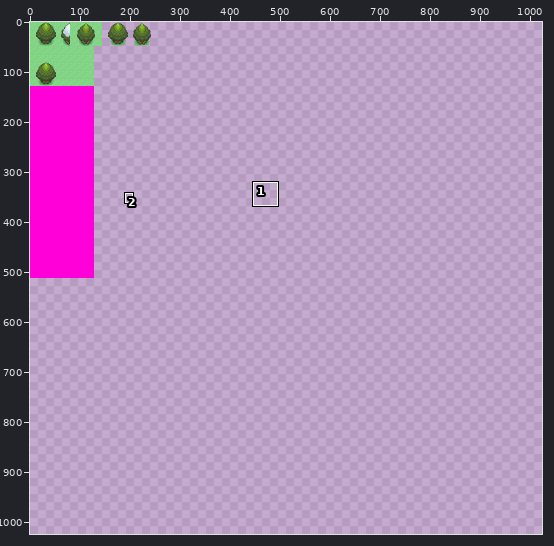
Pixel-art file, stored at TILESET/m/mtrees.aseprite. Above: a wide view before the commit, with the close-up outlined.
Close-up. Before the commit:
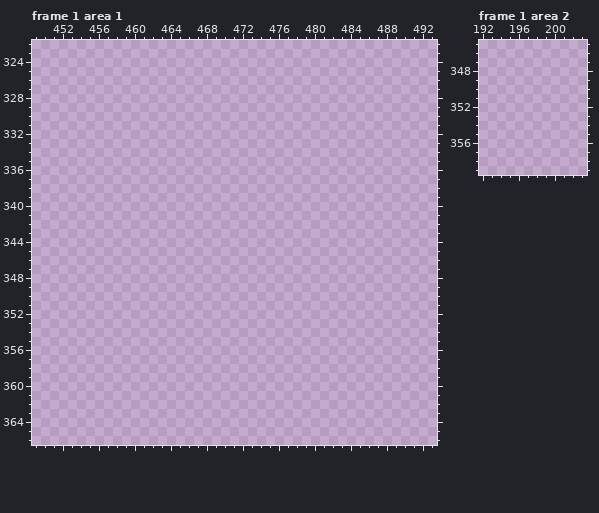
1024x1024 pixels, 1 frame. Colours within 5 levels of each other are drawn and written as one. Shown: frame 1 area 1: x 449..493, y 322..366; frame 1 area 2: x 192..203, y 345..359. The commit also changed other frames or places, which this record leaves out.
Now the later version:
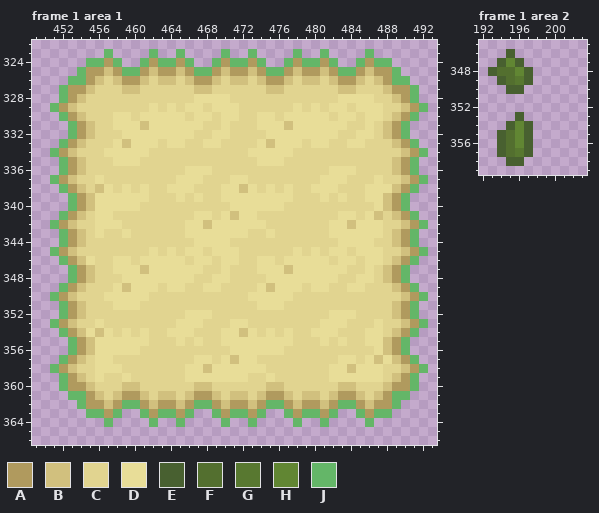
Palette (. is transparent): A #b09a5e  B #d1c07e  C #e1d490  D #e8dd98  E #486030  F #536f2f  G #587830  H #618633  J #64b668
Edits made:
--- frame 1 area 1, layer "Layer 2"
@@ x 449..493 @@
 322 .............................................
-323 .............................................
-324 .............................................
-325 .............................................
-326 .............................................
-327 .............................................
-328 .............................................
-329 .............................................
-330 .............................................
-331 .............................................
-332 .............................................
-333 .............................................
-334 .............................................
-335 .............................................
-336 .............................................
-337 .............................................
-338 .............................................
-339 .............................................
-340 .............................................
-341 .............................................
-342 .............................................
-343 .............................................
-344 .............................................
-345 .............................................
-346 .............................................
-347 .............................................
-348 .............................................
-349 .............................................
-350 .............................................
-351 .............................................
-352 .............................................
-353 .............................................
-354 .............................................
-355 .............................................
-356 .............................................
-357 .............................................
-358 .............................................
-359 .............................................
-360 .............................................
-361 .............................................
-362 .............................................
-363 .............................................
-364 .............................................
+323 ........J....J..J....J..J....J..J....J.......
+324 ......JJAJ..JAJJAJ..JAJJAJ..JAJJAJ..JAJJ.....
+325 .....JAABAJJABAABAJJABAABAJJABAABAJJABAAJ....
+326 ....JJABCBAABCBBCBAABCBBCBAABCBBCBAABCBAJJ...
+327 ...JAABCCCBBCCCCCCBBCCCCCCBBCCCCCCBBCCCBAAJ..
+328 ...JABCCCCCCCCCCCCDDDDCCCCCCCCCCCCDDDDCCBAJ..
+329 ..JABCCCCCCCCDCDCDDCDDDCCCCCCDCDCDDCDDDCCBAJ.
+330 ...JABCCCDDCDDDDDCDDCDDCCDDCDDDDDCDDCDDCBAJ..
+331 ....JABCCDDDBDDDDDDCCDCCCDDDBDDDDDDCCDCBAJ...
+332 ....JABCCCDDDDDDDDCCDDCCCCDDDDDDDDCCDDCBAJ...
+333 ...JABCCCDBDDDCDDCCDDCCCCDBDDDCDDCCDDCCCBAJ..
+334 ..JABCCCDDDDDCCCCCCCCCCCDDDDDCCCCCCCCCCCCBAJ.
+335 ...JABCCCDDDCCCCCCCCCCCCCDDDCCCCCCCCCCCCBAJ..
+336 ...JABCCCCCCCCCCCDDDCCCCCCCCCCCCCDDDCCCCBAJ..
+337 ..JABCCDCCCCCCCCDDDCCCDDCCCCCCCCDDDCCCDCCBAJ.
+338 ...JABCBDCDCDCCDDDCCCDDBDCDCDCCDDDCCCDDDBAJ..
+339 ....JABDDDDDDCCCDCDCCDDDDDDDDCCCDCDCCDDBAJ...
+340 ....JABDDDDDCCCCCCCCCCDDDDDDCCCCCCCCCCDBAJ...
+341 ...JABCDDCCCCCCCCCDDCDBDDCCCCCCCCCDDCDBCBAJ..
+342 ..JABCCDDDCCCCCCCDDBDDDDDDCCCCCCCDDBDDDCCBAJ.
+343 ...JABCDCCDCCCCCCDDDDDDDCCDCCCCCCDDDDDDCBAJ..
+344 ...JABCCCCCCCCCCCCDDDDCCCCCCCCCCCCDDDDCCBAJ..
+345 ..JABCCCCCCCCDCDCDDCDDDCCCCCCDCDCDDCDDDCCBAJ.
+346 ...JABDCCDDCDDDDDCDDCDDCCDDCDDDDDCDDCDDCBAJ..
+347 ....JABCCDDDBDDDDDDCCDCCCDDDBDDDDDDCCDCBAJ...
+348 ....JABCCCDDDDDDDDCCDDCCCCDDDDDDDDCCDDCBAJ...
+349 ...JABCCCDBDDDCDDCCDDCCCCDBDDDCDDCCDDCCCBAJ..
+350 ..JABCCCDDDDDCCCCCCCCCCCDDDDDCCCCCCCCCCCCBAJ.
+351 ...JABCCCDDDCCCCCCCCCCCCCDDDCCCCCCCCCCCCBAJ..
+352 ...JABCCCCCCCCCCCDDDCCCCCCCCCCCCCDDDCCCCBAJ..
+353 ..JABCCDCCCCCCCCDDDCCCDDCCCCCCCCDDDCCCDCCBAJ.
+354 ...JABDBDCDCDCCDDDCCCDDBDCDCDCCDDDCCCDDCBAJ..
+355 ....JABDDDDDDCCCDCDCCDDDDDDDDCCCDCDCCDDBAJ...
+356 ....JABDDDDDCCCCCCCCCCDDDDDDCCCCCCCCCCDBAJ...
+357 ...JABCDDCCCCCCCCCDDCDBDDCCCCCCCCCDDCDBDBAJ..
+358 ..JABCCDDDCCCCCCCDDBDDDDDDCCCCCCCDDBDDDCCBAJ.
+359 ...JABCDCCDCCCCCCDDDDDDDCCDCCCCCCDDDDDDCBAJ..
+360 ...JAABCCCBBCCCCCCBBCCCCCCBBCCCCCCBBCCCBAAJ..
+361 ....JJABCBAABCBBCBAABCBBCBAABCBBCBAABCBAJJ...
+362 .....JAABAJJABAABAJJABAABAJJABAABAJJABAAJ....
+363 ......JJAJ..JAJJAJ..JAJJAJ..JAJJAJ..JAJJ.....
+364 ........J....J..J....J..J....J..J....J.......
 365 .............................................
--- frame 1 area 2, layer "Layer 1"
@@ x 192..199 @@
 345 ........
-346 ........
-347 ........
-348 ........
-349 ........
-350 ........
+346 ...E....
+347 ..EHE...
+348 .EFFHE..
+349 ..EFGE..
+350 ...EE...
 351 ........
 352 ........
-353 ........
-354 ........
-355 ........
-356 ........
-357 ........
-358 ........
+353 ....E...
+354 ...EHE..
+355 ..EFHE..
+356 ..EFHE..
+357 ..EFGE..
+358 ...EE...
 359 ........
